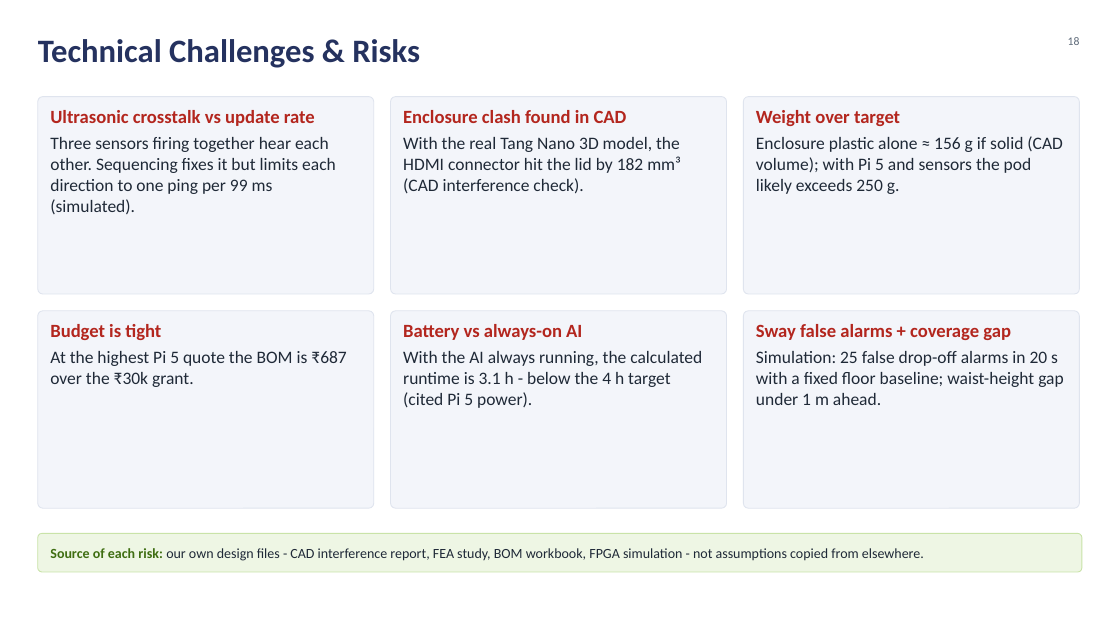
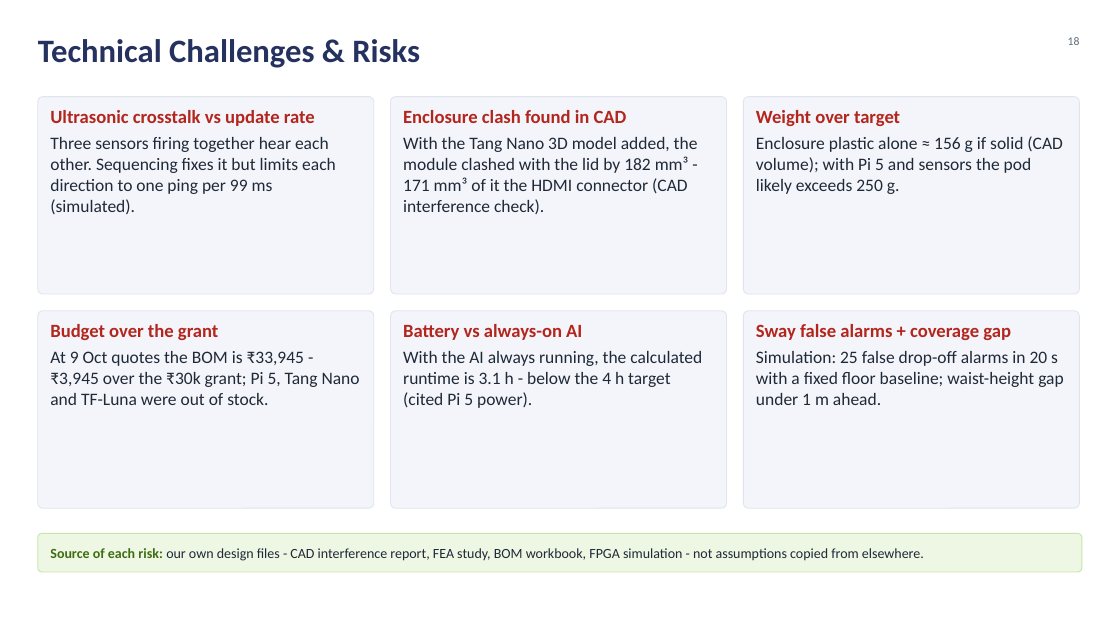
Before and after one commit to silentaf/viswa_id1, a slide deck: slide 18 of ppt/VisionAid_Stage2_Design_Deck.pptx. Drawn at 1120x630 pixels with LibreOffice and Linux fonts; fonts in the diff are those of the drawing; background and template pictures are left out. Boxes give left, top, right and bottom in pixels: in the first picture for what was removed or moved away, otherwise in the second. Text is boxed around its words. In the diff, an @@ line names an element or a change of style, - is before the commit and + after.

```diff
--- a/ppt/VisionAid_Stage2_Design_Deck.pptx
+++ b/ppt/VisionAid_Stage2_Design_Deck.pptx
@@ text at (403, 137, 698, 214): text changed @@
-With the real Tang Nano 3D model, the HDMI connector hit the lid by 182 mm³ (CAD interference check).
+With the Tang Nano 3D model added, the module clashed with the lid by 182 mm³ - 171 mm³ of it the HDMI connector (CAD interference check).
@@ text at (50, 324, 360, 405): text changed @@
-Budget is tight
-At the highest Pi 5 quote the BOM is ₹687 over the ₹30k grant.
+Budget over the grant
+At 9 Oct quotes the BOM is ₹33,945 - ₹3,945 over the ₹30k grant; Pi 5, Tang Nano and TF-Luna were out of stock.
```
Also in this commit, not shown: 12 other slides changed, 21 other files.
